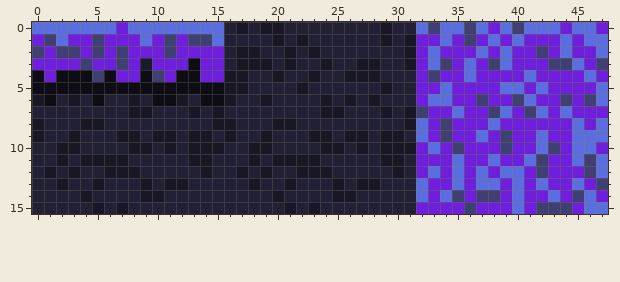
A pixel-art file gets an edit: assets/world/ror2/meadow_grass.aseprite. The picture above is the old version.
48x16 pixels, 1 frame. Colours within 5 levels of each other are drawn and written as one.
And afterwards:
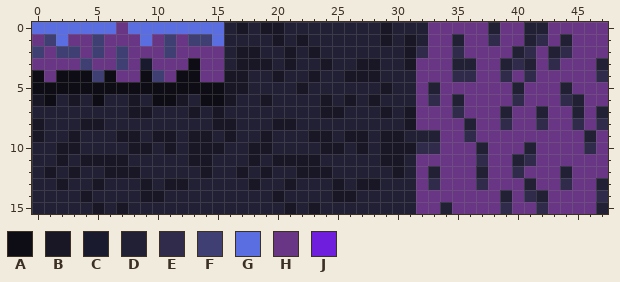
Palette (. is transparent): A #0e0d15  B #191726  C #1a1a2f  D #222034  E #302b4b  F #3f3f74  G #5b6ee1  H #683684  J #6e1edc
Edits made:
Layers "Layer 4", "grass", "grassbase":
y 0: x 7 J -> H; x 32..47 GFGGFGJGFGGGJGGJ -> DHHHHHDHHDDHHHHH
y 1: x 0 J -> H; x 3..4 JJ -> HH; x 6..8 JJJ -> HHH; x 10 J -> H; x 12 J -> H; x 32..47 JJGJFJGJGJJJGJGG -> DHHDHHEHHDEHDHHH
y 2: x 1 J -> H; x 4 J -> H; x 6 J -> H; x 8..10 JJJ -> HHH; x 12..15 JJJJ -> HHHH; x 32..47 JGJJJGJGJJFJGJJG -> EHHEHHHHDEHDEHHH
y 3: x 0..3 JJJJ -> HHHH; x 5..6 JJ -> HH; x 8 J -> H; x 10..12 JJJ -> HHH; x 14..15 JJ -> HH; x 32..47 JGFJGJFGJJJFFGJF -> HHHDDHHDEDHEHHHD
y 4: x 1 J -> H; x 7..8 JJ -> HH; x 11 J -> H; x 14..15 JJ -> HH; x 32..47 JFJJGJJJJGJJJJGJ -> HHHEEHHEHEHHHHHE
y 5: x 32..47 JJGJJJJGGJGJJJJG -> HDHHHHHHDHHHDHHH
y 6: x 32..47 JGGJJFJJFGJJFJFG -> HEHDHHHHEHHHEDHH
y 7: x 32..47 FJJGJJFGJFGJGJJJ -> HHHEHHHDHHDHHDHD
y 8: x 32..47 GJFJJJGJJJJJJGJG -> HHHHDHHEHHEHHEHE
y 9: x 32..47 GJFJJGJFJJGJJGGG -> DDHHEHHHHHHHHHDH
y 10: x 32..47 JGJFJJJFJJGFJGGJ -> EEHHHDHHHDHHHHEH
y 11: x 32..47 JJJGJJGJJGFJJGFG -> HHHHHEHHDEHHHHHH
y 12: x 32..47 JGJGJGJGGJFJJJFG -> HDHHHDHHEHHHDHHH
y 13: x 32..47 GJJGJGGJGJGJJGJF -> HEHHHEHHHDHHEHHD
y 14: x 32..47 GJGFJFFJGJJGJFGJ -> HHHHHHHDHEDHHHHE
y 15: x 32..47 JJJJFJJJGJFFFJGG -> HHDHHHHEHHEHHHHD
